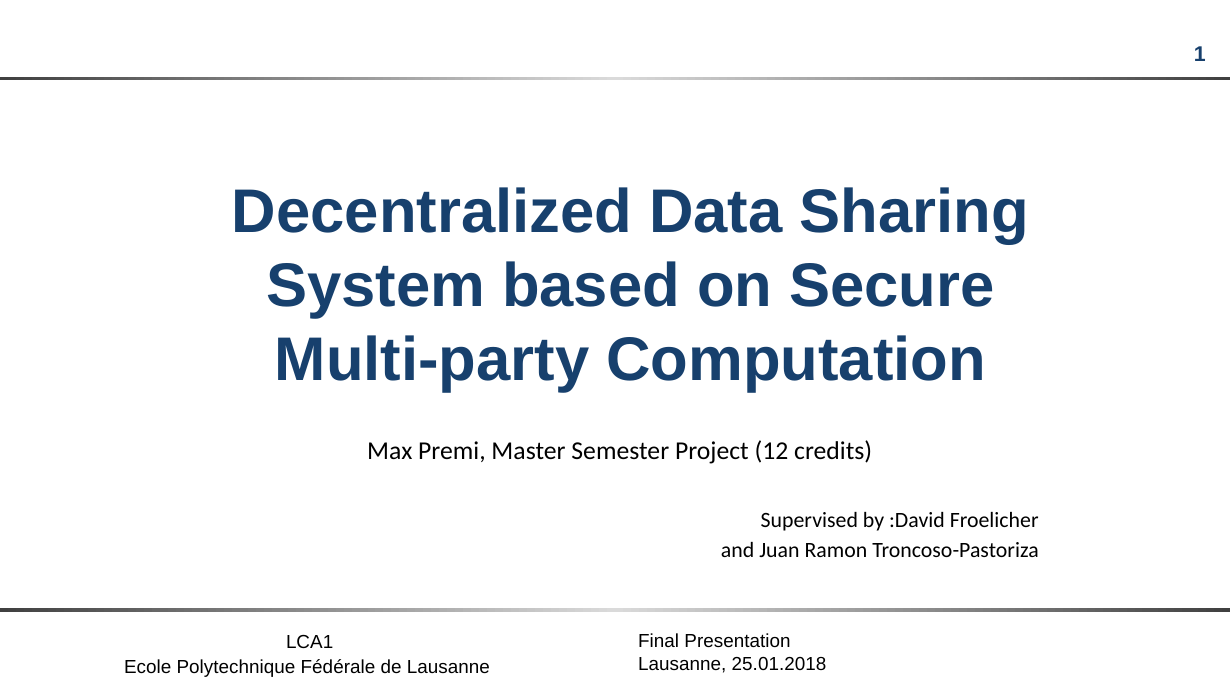
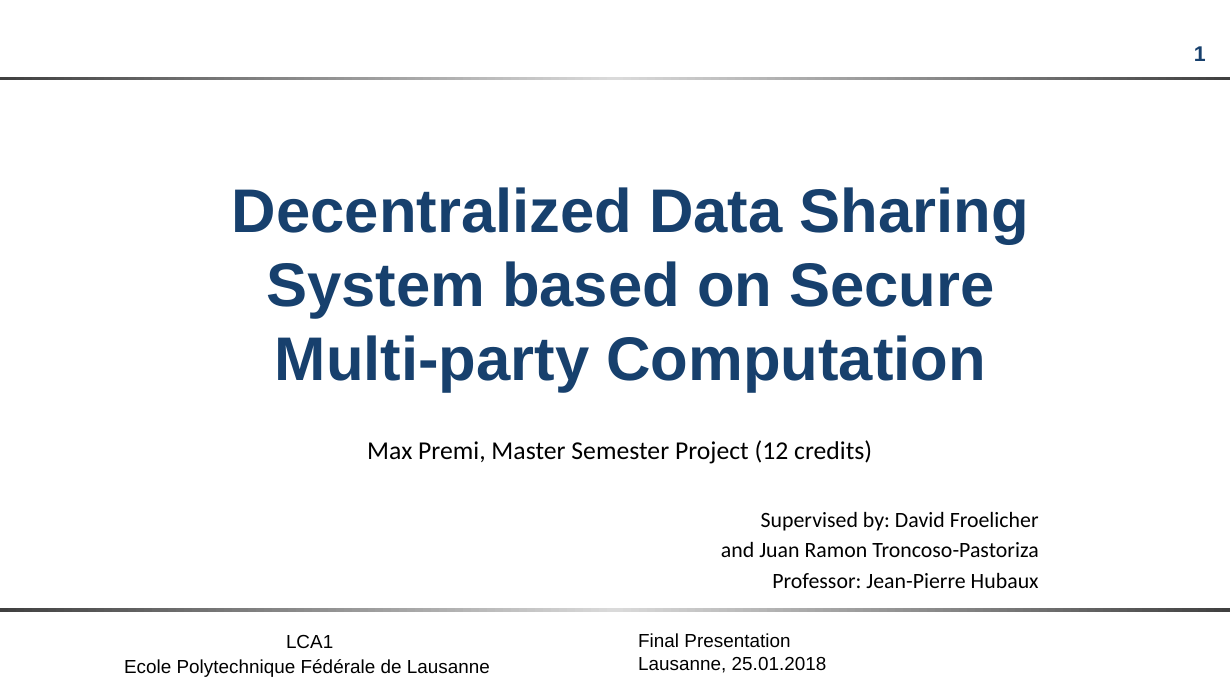
Before and after one commit to maxpr/MasterProjectDocuments, a slide deck: slide 1 of doc/FinalPresentation.pptx. Drawn at 1232x693 pixels with LibreOffice and Linux fonts; fonts in the diff are those of the drawing; background and template pictures are left out. Boxes give left, top, right and bottom in pixels: in the first picture for what was removed or moved away, otherwise in the second. Text is boxed around its words. In the diff, an @@ line names an element or a change of style, - is before the commit and + after.

Commit message:
Last push, after making typo and send to David

```diff
--- a/doc/FinalPresentation.pptx
+++ b/doc/FinalPresentation.pptx
@@ subtitle at [761,512,1039,531]: spaces changed @@
-Supervised by :David Froelicher
+Supervised by: David Froelicher
@@ subtitle at [772,573,1039,588]: paragraph added @@
+Professor: Jean-Pierre Hubaux
```
Also in this commit, not shown: 1 other slide changed, 1 slide added, 7 other files.
